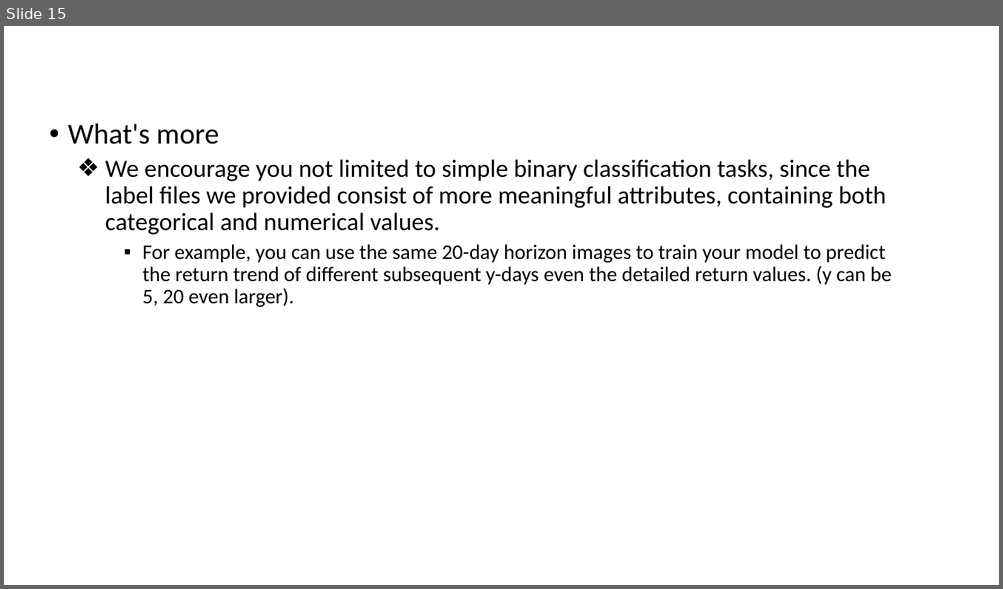
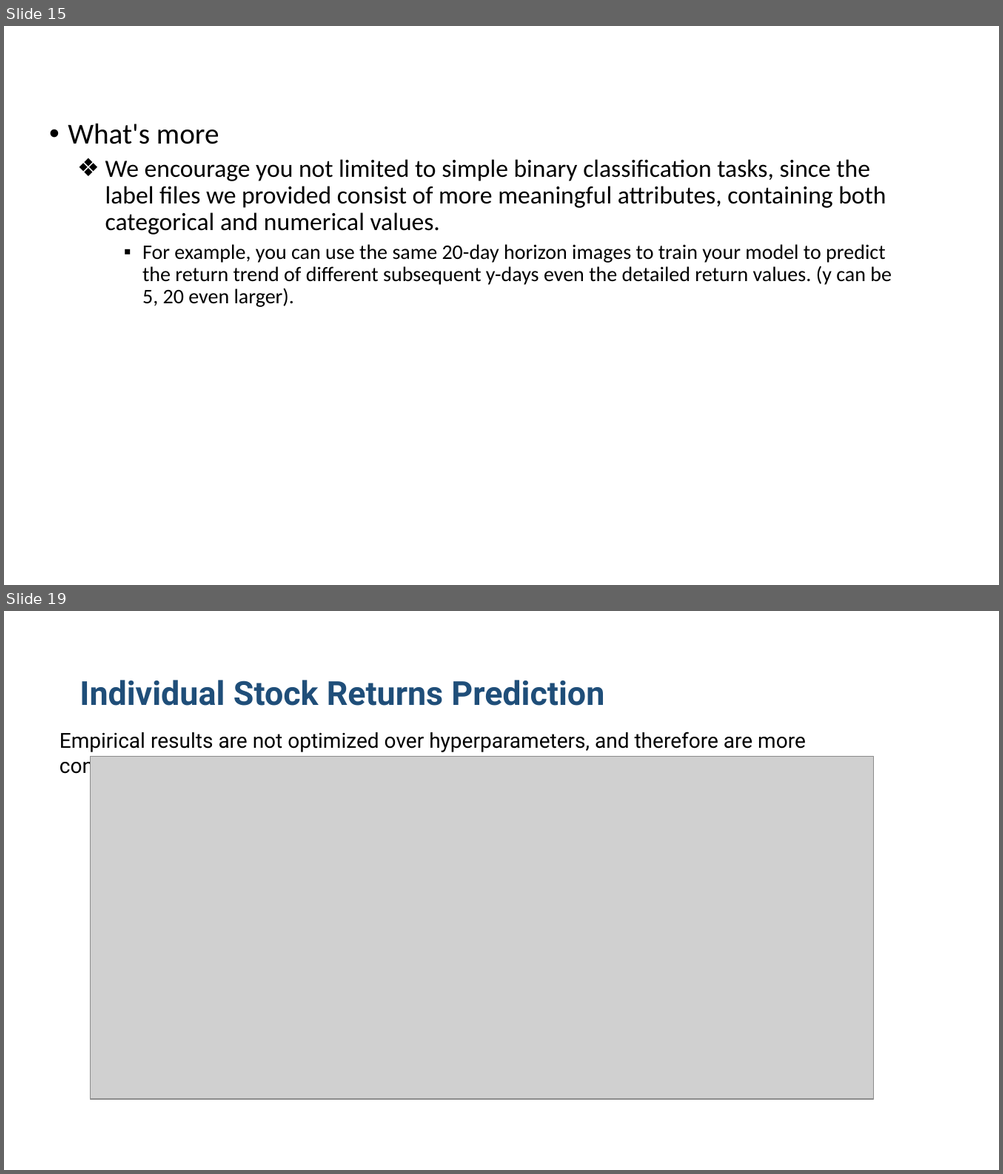
Before and after one commit to yao-lab/yao-lab.github.io, a slide deck: aifin/2021/slides/Xiu_Reimage.pptx. Shown one above the other, each under a label of ours: slide 15 before the commit, slides 15 and 19 after it; the slides between them are not shown. The pictures are 1003x589 and 1003x1174 pixels, drawn with LibreOffice and Linux fonts; fonts in the diff are those of the drawing; grey boxes stand for pictures. Boxes give left, top, right and bottom in pixels: in the first picture for what was removed or moved away, otherwise in the second. Text is boxed around its words. In the diff, an @@ line names an element or a change of style, - is before the commit and + after.

```diff
--- a/aifin/2021/slides/Xiu_Reimage.pptx
+++ b/aifin/2021/slides/Xiu_Reimage.pptx
@@ slide 19 added at (x1=4, y1=611, x2=999, y2=1170), background #FFFFFF @@
@@ title added at (x1=79, y1=680, x2=604, y2=706), 32 pt, text #1F4E79, bold @@
+Individual Stock Returns Prediction
@@ text added at (x1=60, y1=732, x2=805, y2=752), 20 pt, text #000000 @@
+Empirical results are not optimized over hyperparameters, and therefore are more conservative.
@@ picture added at (x1=90, y1=757, x2=874, y2=1099) @@
```
Also in this commit, not shown: 1 slide changed, 5 other slides added, 4 other files.
